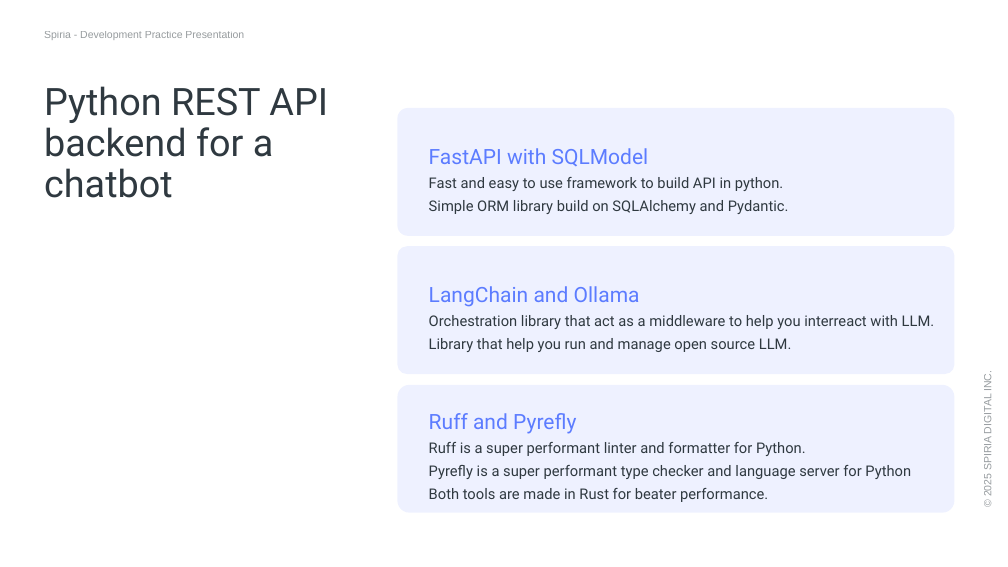
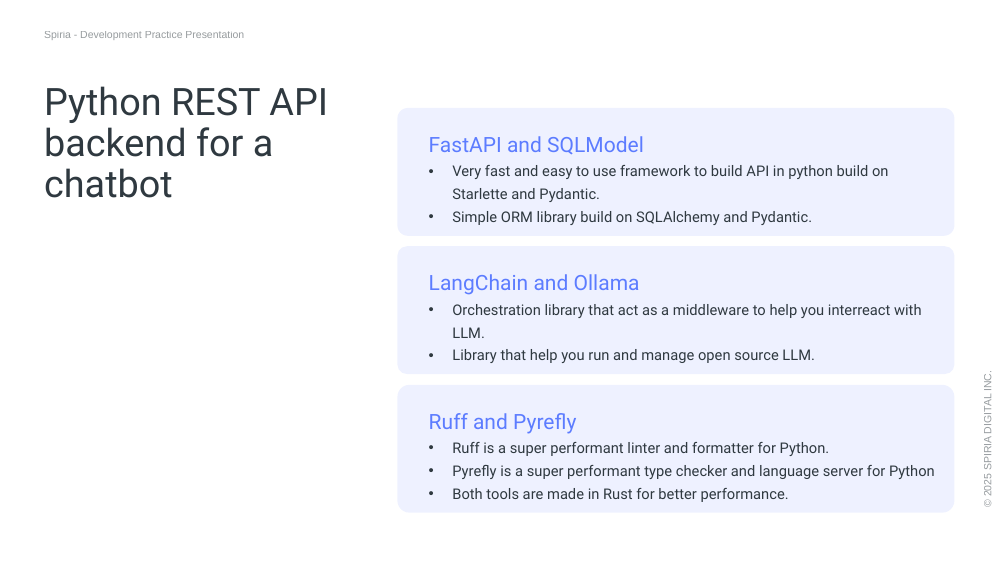
Before and after one commit to willibix/chatbot-base, a slide deck: slide 7 of Libraries exploration through a basic multiplatform chatbot app.pptx. Drawn at 1008x567 pixels with LibreOffice and Linux fonts; fonts in the diff are those of the drawing; background and template pictures are left out. Boxes give left, top, right and bottom in pixels: in the first picture for what was removed or moved away, otherwise in the second. Text is boxed around its words. In the diff, an @@ line names an element or a change of style, - is before the commit and + after.

```diff
--- a/Libraries exploration through a basic multiplatform chatbot app.pptx
+++ b/Libraries exploration through a basic multiplatform chatbot app.pptx
@@ text "FastAPI and SQLModel": place and size @@
-text "FastAPI and SQLModel" at (429, 148, 789, 214)
+text "FastAPI and SQLModel" at (429, 136, 888, 225)
@@ text at (429, 136, 888, 202): text changed @@
-FastAPI with SQLModel
-Fast and easy to use framework to build API in python.
+FastAPI and SQLModel
+• Very fast and easy to use framework to build API in python build on Starlette and Pydantic.
@@ text at (452, 211, 812, 225): bullet none to • @@
@@ text "LangChain and Ollama": place and size @@
-text "LangChain and Ollama" at (429, 286, 935, 352)
+text "LangChain and Ollama" at (429, 274, 922, 363)
@@ text at (452, 304, 922, 363): bullet none to • @@
@@ text at (452, 442, 830, 456): bullet none to • @@
@@ text at (452, 465, 935, 502): text changed @@
-Pyrefly is a super performant type checker and language server for Python
-Both tools are made in Rust for beater performance.
+• Pyrefly is a super performant type checker and language server for Python
+• Both tools are made in Rust for better performance.
```
Also in this commit, not shown: 6 other slides changed.
